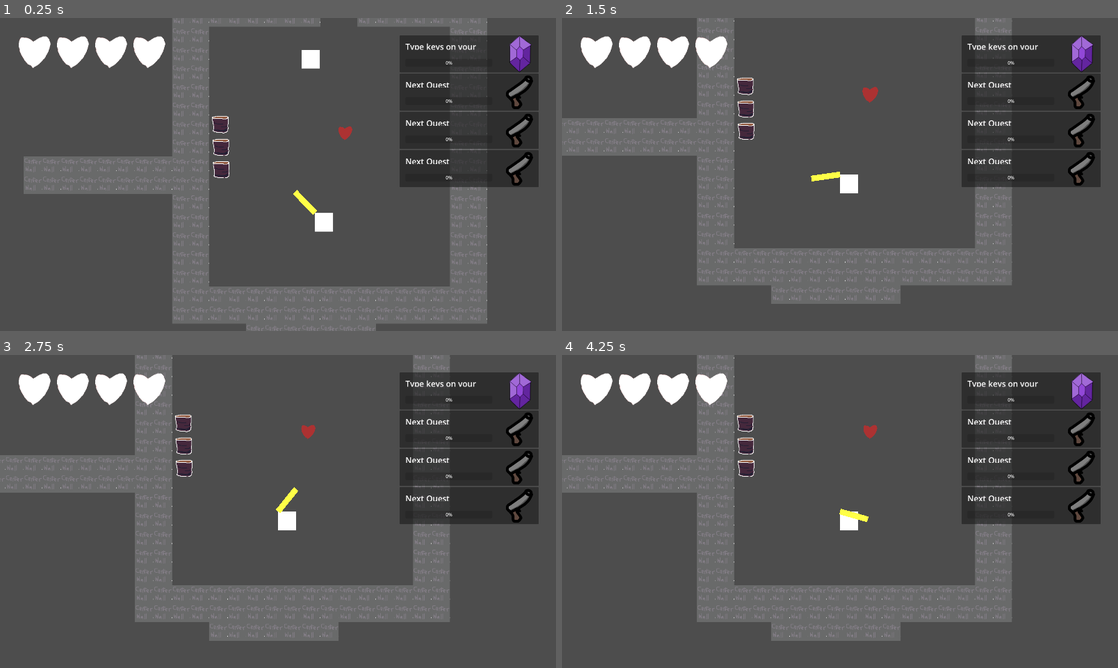
Above: before the commit, frames 1-4 (two rows, left to right).
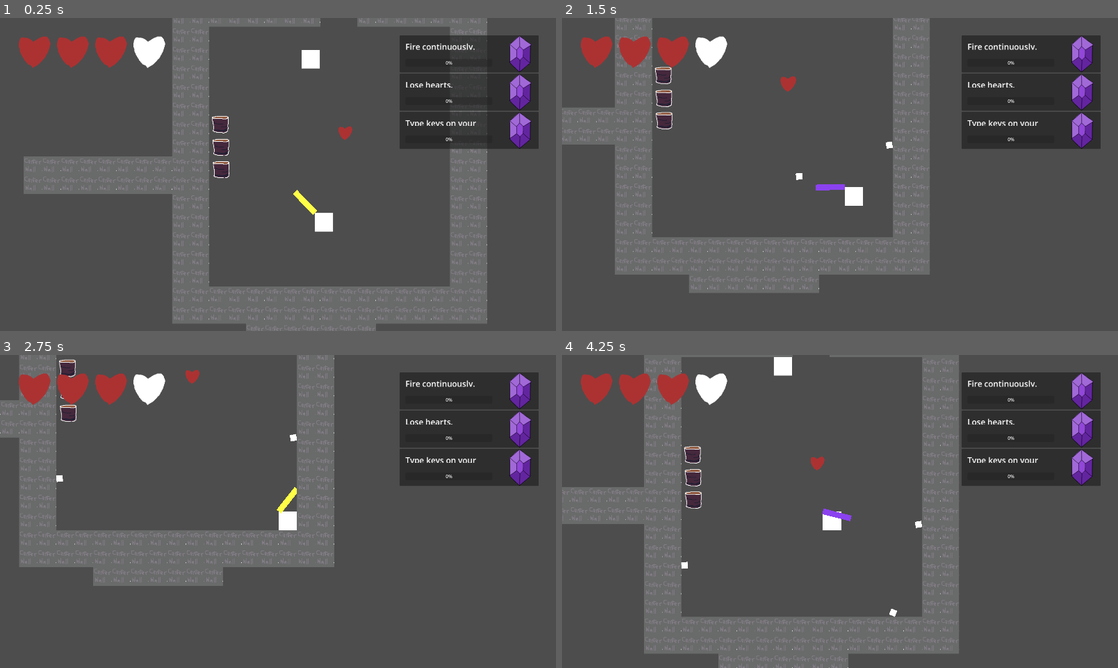
Above: after the commit, the same moments.

Repository: precup/LD51
Game: Godot game, scene res://root.tscn
Same seed, same stepped clock (60 frames per second), same inputs: the game is played once before the commit and once after it.
Inputs (mouse positions are in pixels of both pictures, inside the frame that each line leads up to):
- Up to frame 1 (0.25 s): no input
- Up to frame 2 (1.5 s): tap Enter at 0.5 s; move the mouse to (962, 158) at 0.52 s; hold D (right) 0.53-1.28 s; tap Mouse wheel up (change_gun) at 0.6 s; click (962, 158) at 0.67 s; move the mouse to (728, 190) at 1.27 s; hold S (down) from 1.28 s (still down); click (728, 190) at 1.35 s
- Up to frame 3 (2.75 s): move the mouse to (333, 442) at 2.02 s; release S (down) at 2.03 s; hold D (right) from 2.03 s (still down); tap Mouse wheel up (change_gun) at 2.1 s
- Up to frame 4 (4.25 s): move the mouse to (812, 574) at 2.77 s; release D (right) at 2.78 s; hold W (up) 2.78-3.53 s; click (812, 574) at 2.85 s; move the mouse to (1006, 558) at 3.52 s; hold A (left) from 3.53 s (still down); tap Mouse wheel up (change_gun) at 3.6 s

The runs differ from the first frame. In frame 1, 5.2% of the frame differs, in the area x 3-97%, y 5-54%; in frame 2, 29%; in frame 3, 34%; in frame 4, 36%, in the area x 0-97%, y 0-100%.
Error before the commit: Parse Error: Cannot find member "STAT_PICKUP_ITEMS" in base "quest_globals.gd.StatTrack". (res://player.gd:124)

Commit message:
minor fixes on said stat tracking

Diff:
--- a/base_enemy.gd
+++ b/base_enemy.gd
@@ -6,7 +6,7 @@
 @export var _max_health: float = 5.0
 const BURN_DAMAGE: float = 1.0
 
-@onready var quest_manager = $"/root/quest_manager"
+@onready var quest_manager = $"/root/root/quest_manager"
 
 # Set this in the subclass.
 # The superclass will take it and apply status modifiers before moving.
--- a/bullet.gd
+++ b/bullet.gd
@@ -10,7 +10,7 @@
 var _target: Node2D = null
 var _has_returned: bool = false
 
-@onready var quest_manager = $"/root/quest_manager"
+@onready var quest_manager = $"/root/root/quest_manager"
 
 func configure(gun, speed: float, damage: float, effects: Array, homing: float, target: Node2D, richochets: int, pierces: int):
   _gun = gun
--- a/gun.gd
+++ b/gun.gd
@@ -29,7 +29,7 @@
 
 @export var PROJECTILE_NODE: Node2D
 
-@onready var quest_manager = $"/root/quest_manager"
+@onready var quest_manager = $"/root/root/quest_manager"
 
 var _rounds_left: int = 0
 var _fire_cooldown_left: float = 0
--- a/player.gd
+++ b/player.gd
@@ -8,7 +8,7 @@
 const BULLET_SCENE: PackedScene = preload("res://bullet.tscn")
 @onready var GUNS: Array = $guns.get_children()
 
-@onready var quest_manager = $"/root/quest_manager"
+@onready var quest_manager = $"/root/root/quest_manager"
 
 var _last_direction: Vector2 = Vector2.LEFT
 var _health: int = MAX_HEALTH
@@ -121,6 +121,6 @@
     return
 
 func pickup(item: String) -> void:
-  quest_manager.quest_count_progress(QuestGlobals.StatTrack.STAT_PICKUP_ITEMS)
+  quest_manager.quest_count_progress(QuestGlobals.StatTrack.STAT_PICKUP_ITEM)
   if item == "heart":
     heal(1)
--- a/quest.tscn
+++ b/quest.tscn
@@ -13,23 +13,19 @@
 
 [node name="HSplit" type="HSplitContainer" parent="."]
 layout_direction = 3
-layout_mode = 2
 offset_right = 1920.0
 offset_bottom = 1080.0
 
 [node name="Margin" type="MarginContainer" parent="HSplit"]
-layout_mode = 2
 offset_right = 128.0
 offset_bottom = 1080.0
 
 [node name="Center" type="CenterContainer" parent="HSplit/Margin"]
-layout_mode = 2
 offset_right = 128.0
 offset_bottom = 1080.0
 
 [node name="RewardIcon" type="TextureRect" parent="HSplit/Margin/Center"]
 custom_minimum_size = Vector2i(128, 128)
-layout_mode = 2
 offset_top = 476.0
 offset_right = 128.0
 offset_bottom = 604.0
@@ -38,13 +34,11 @@
 stretch_mode = 4
 
 [node name="VSplit" type="VSplitContainer" parent="HSplit"]
-layout_mode = 2
 offset_left = 140.0
 offset_right = 1920.0
 offset_bottom = 1080.0
 
 [node name="Margin1" type="MarginContainer" parent="HSplit/VSplit"]
-layout_mode = 2
 offset_right = 1780.0
 offset_bottom = 1021.0
 size_flags_vertical = 3
@@ -55,7 +49,6 @@
 
 [node name="Label" type="RichTextLabel" parent="HSplit/VSplit/Margin1"]
 custom_minimum_size = Vector2i(300, 0)
-layout_mode = 2
 offset_left = 20.0
 offset_top = 20.0
 offset_right = 1760.0
@@ -68,7 +61,6 @@
 scroll_active = false
 
 [node name="Margin2" type="MarginContainer" parent="HSplit/VSplit"]
-layout_mode = 2
 offset_top = 1033.0
 offset_right = 1780.0
 offset_bottom = 1080.0
@@ -77,7 +69,6 @@
 theme_override_constants/margin_bottom = 20
 
 [node name="ProgressBar" type="ProgressBar" parent="HSplit/VSplit/Margin2"]
-layout_mode = 2
 anchors_preset = -1
 offset_left = 20.0
 offset_right = 1760.0
--- a/quest_manager.gd
+++ b/quest_manager.gd
@@ -4,11 +4,11 @@
 var quests_by_rarity = {}
 var rewards_by_type_by_rarity = {}
 var stat_timers_active_status = {}
-var active_quests
+var active_quests = []
 var rng = RandomNumberGenerator.new()
 
 var quest_spawn_rate = 10.0 # 10s
-var spawn_rate_counter = 10.0
+var spawn_rate_counter = 30.0 # will spawn 3 quests to start
 const MAX_CONCURRENT_QUESTS = 5
 
 # Affects rarity of incoming quests
@@ -84,14 +84,13 @@
   var quest = quests_by_rarity[rarity][rng.randi_range(0, len(quests_by_rarity[rarity])-1)]
   var reward = rewards_by_type_by_rarity[rarity][reward_type][rng.randi_range(0, len(rewards_by_type_by_rarity[rarity][reward_type])-1)]
 
-  # TODO: instantiate quest object with above params.
-
   var new_quest_scn = quest_scn.instantiate()
 
   quest_container.add_child(new_quest_scn)
   quest_container.move_child(new_quest_scn, 0)
 
   new_quest_scn.initialize(reward, rarity, quest.description, quest.quest_stat, quest.quest_rarity[rarity])
+  active_quests.append(new_quest_scn)
   if stat_timers_active_status[quest.quest_stat]:
     new_quest_scn.quest_start_timer(quest.quest_stat)
 
--- a/root.tscn
+++ b/root.tscn
@@ -1,17 +1,18 @@
-[gd_scene load_steps=15 format=3 uid="uid://b2q25rwes07ol"]
+[gd_scene load_steps=16 format=3 uid="uid://b2q25rwes07ol"]
 
 [ext_resource type="PackedScene" uid="uid://cdu7slvow3axy" path="res://player.tscn" id="1_3xk4e"]
-[ext_resource type="PackedScene" uid="uid://hxgma5bwp6l1" path="res://wandering_enemy.tscn" id="4_ltobp"]
+[ext_resource type="PackedScene" path="res://wandering_enemy.tscn" id="4_ltobp"]
 [ext_resource type="PackedScene" uid="uid://cs0n77jbgk8xo" path="res://ui.tscn" id="5_e1kqk"]
 [ext_resource type="Texture2D" uid="uid://dm25ahy0fmma6" path="res://assets/tiles.png" id="5_gi3ks"]
 [ext_resource type="Script" path="res://camera.gd" id="6_crj1l"]
-[ext_resource type="PackedScene" uid="uid://c377nj22nsru2" path="res://barrel.tscn" id="8_b3h3m"]
+[ext_resource type="PackedScene" path="res://barrel.tscn" id="8_b3h3m"]
 [ext_resource type="PackedScene" uid="uid://bb4hpy14g5fd8" path="res://heart_pickup.tscn" id="9_gl1f0"]
-[ext_resource type="PackedScene" uid="uid://c4serf2rxddc2" path="res://spike_trap.tscn" id="10_b02l4"]
+[ext_resource type="PackedScene" path="res://spike_trap.tscn" id="10_b02l4"]
 [ext_resource type="PackedScene" uid="uid://ng0827xsmr1q" path="res://quest_manager.tscn" id="10_l83fa"]
 [ext_resource type="Script" path="res://references.gd" id="11_8w57x"]
 [ext_resource type="PackedScene" uid="uid://bnad03ke1cx1l" path="res://patrol_enemy.tscn" id="11_atj5v"]
 [ext_resource type="PackedScene" uid="uid://d0hwx6l3xfuns" path="res://cannon.tscn" id="11_je3km"]
+[ext_resource type="PackedScene" uid="uid://dka7konmkpwvy" path="res://misc_stat_tracking.tscn" id="13_m5266"]
 
 [sub_resource type="TileSetAtlasSource" id="TileSetAtlasSource_wx7vc"]
 texture = ExtResource("5_gi3ks")
@@ -419,3 +420,5 @@
 
 [node name="barrel3" parent="level_1/doodads" instance=ExtResource("8_b3h3m")]
 position = Vector2(267, 460)
+
+[node name="misc_stat_tracking" parent="." instance=ExtResource("13_m5266")]
--- a/ui.tscn
+++ b/ui.tscn
@@ -1,7 +1,6 @@
-[gd_scene load_steps=5 format=3 uid="uid://cs0n77jbgk8xo"]
+[gd_scene load_steps=4 format=3 uid="uid://cs0n77jbgk8xo"]
 
 [ext_resource type="Script" path="res://ui.gd" id="1_hmor5"]
-[ext_resource type="PackedScene" uid="uid://dn0o886degb1x" path="res://quest.tscn" id="2_ahe0l"]
 [ext_resource type="Script" path="res://health_container.gd" id="3_bryk1"]
 [ext_resource type="PackedScene" uid="uid://52ng5x2lok11" path="res://heart.tscn" id="4_xbvb8"]
 
@@ -23,6 +22,7 @@
 theme_override_constants/margin_top = 60
 
 [node name="health_container" type="HBoxContainer" parent="margin"]
+layout_mode = 2
 offset_left = 60.0
 offset_top = 60.0
 offset_right = 584.0
@@ -30,19 +30,23 @@
 script = ExtResource("3_bryk1")
 
 [node name="heart" parent="margin/health_container" instance=ExtResource("4_xbvb8")]
+layout_mode = 2
 offset_bottom = 128.0
 
 [node name="heart2" parent="margin/health_container" instance=ExtResource("4_xbvb8")]
+layout_mode = 2
 offset_left = 132.0
 offset_right = 260.0
 offset_bottom = 128.0
 
 [node name="heart3" parent="margin/health_container" instance=ExtResource("4_xbvb8")]
+layout_mode = 2
 offset_left = 264.0
 offset_right = 392.0
 offset_bottom = 128.0
 
 [node name="heart4" parent="margin/health_container" instance=ExtResource("4_xbvb8")]
+layout_mode = 2
 offset_left = 396.0
 offset_right = 524.0
 offset_bottom = 128.0
@@ -58,20 +62,8 @@
 theme_override_constants/margin_right = 60
 
 [node name="quest_container" type="VBoxContainer" parent="margin2"]
+layout_mode = 2
 offset_top = 60.0
 offset_right = 164.0
 offset_bottom = 485.0
 grow_horizontal = 0
-
-[node name="quest" parent="margin2/quest_container" instance=ExtResource("2_ahe0l")]
-offset_right = 164.0
-
-[node name="quest2" parent="margin2/quest_container" instance=ExtResource("2_ahe0l")]
-offset_top = 104.0
-offset_right = 164.0
-offset_bottom = 204.0
-
-[node name="quest3" parent="margin2/quest_container" instance=ExtResource("2_ahe0l")]
-offset_top = 208.0
-offset_right = 164.0
-offset_bottom = 308.0
